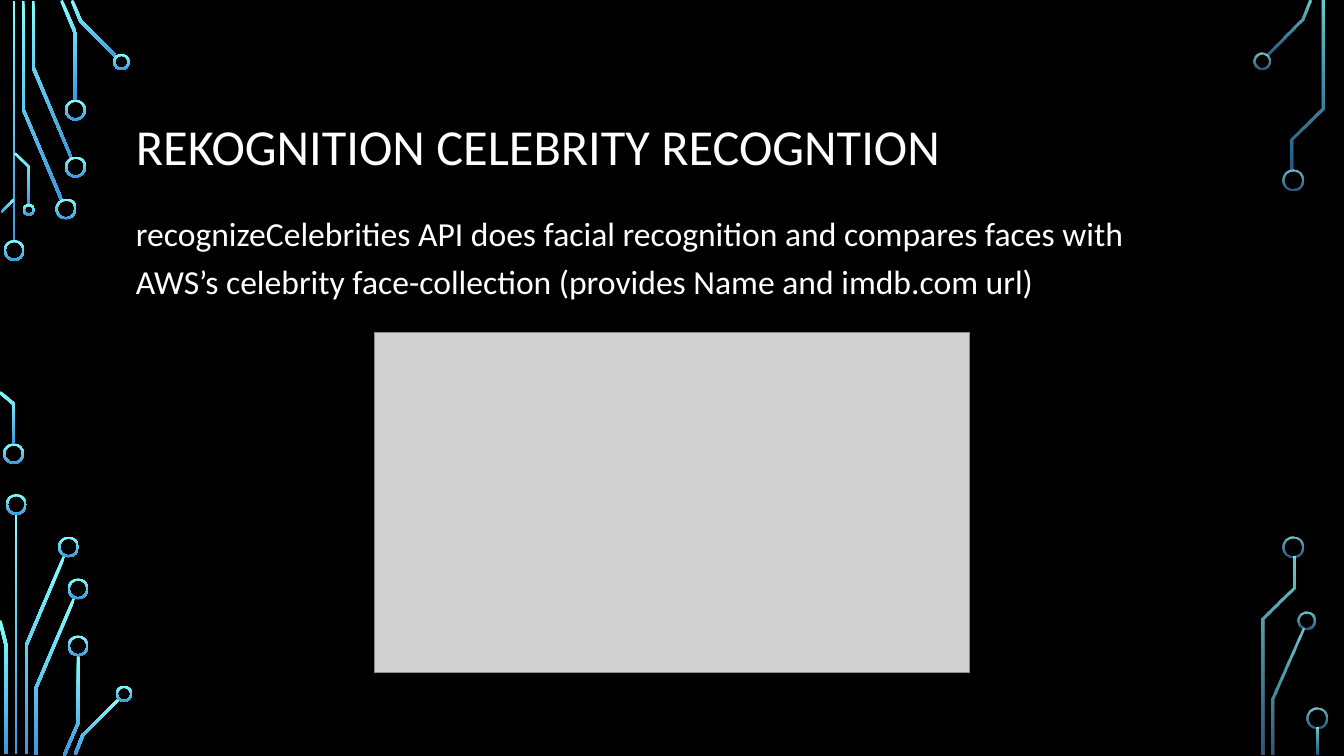
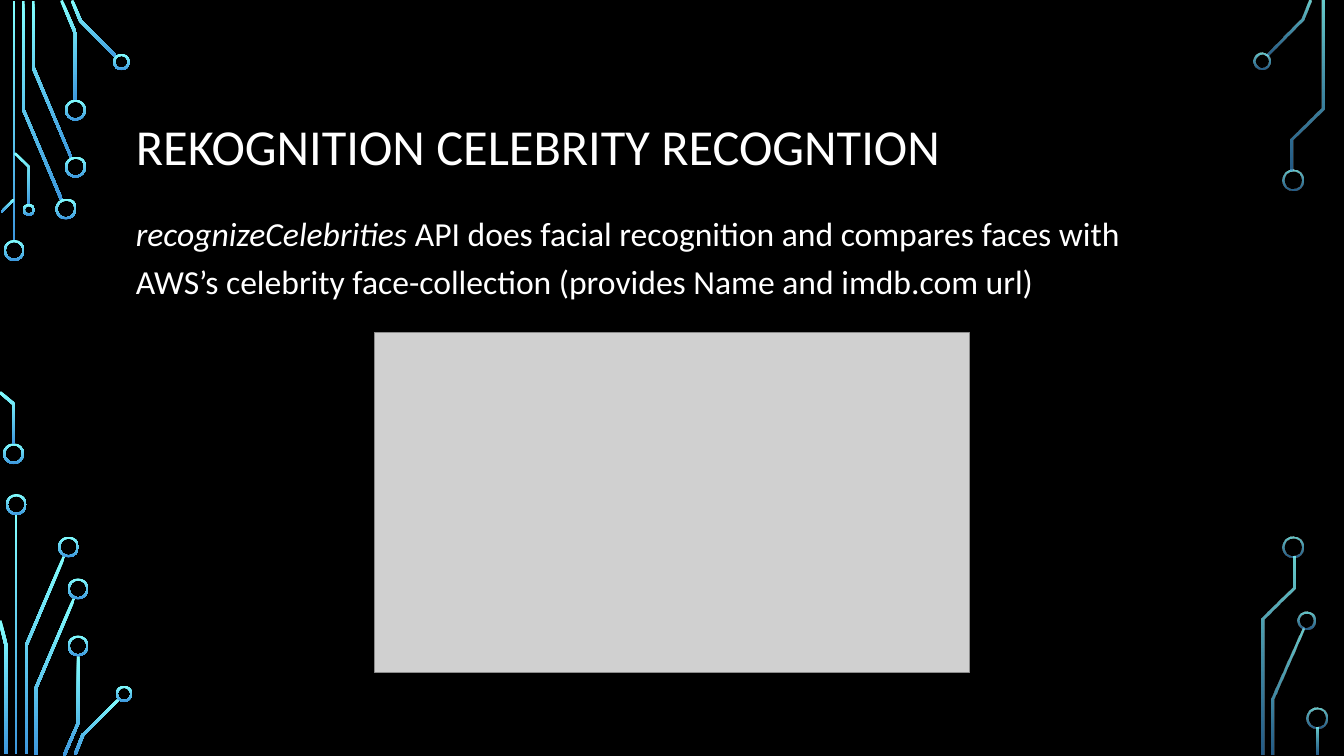
Before and after one commit to brskl/Cloud230B_final, a slide deck: slide 5 of Celebrity detection using AWS Rekognition.pptx (slide 4 before the commit). Drawn at 1344x756 pixels with LibreOffice and Linux fonts; fonts in the diff are those of the drawing; grey boxes stand for pictures; background and template pictures are left out. Boxes give left, top, right and bottom in pixels: in the first picture for what was removed or moved away, otherwise in the second. Text is boxed around its words. In the diff, an @@ line names an element or a change of style, - is before the commit and + after.

Commit message:
added diagram, updated text

```diff
--- a/Celebrity detection using AWS Rekognition.pptx
+++ b/Celebrity detection using AWS Rekognition.pptx
@@ text "recognizeCelebrities API does facial recognition ..." at (136, 222, 1120, 300): italic on in "recognizeCelebrities" @@
```
Also in this commit, not shown: 3 other slides changed, 2 slides added, 1 slide removed.
